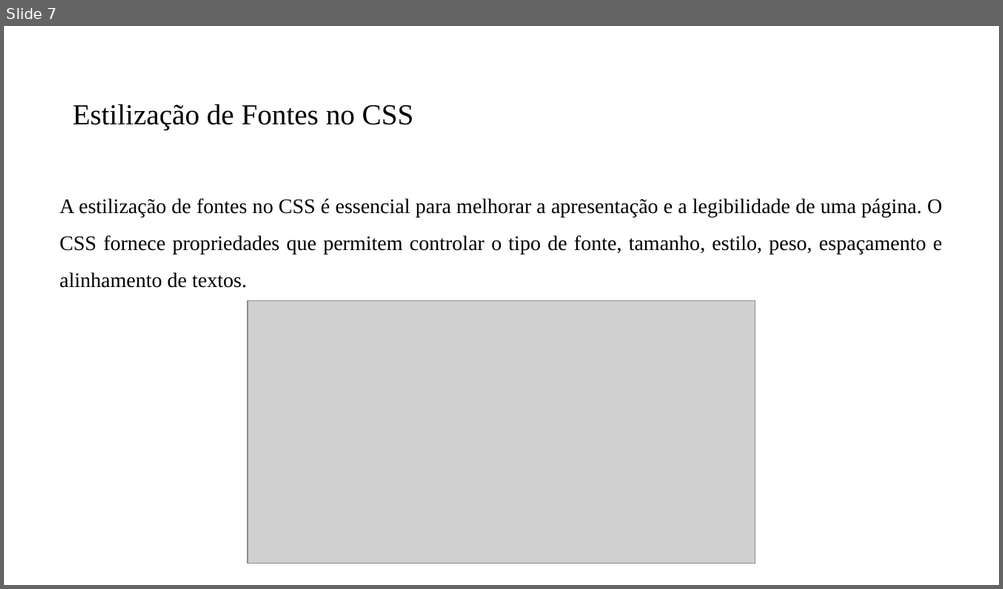
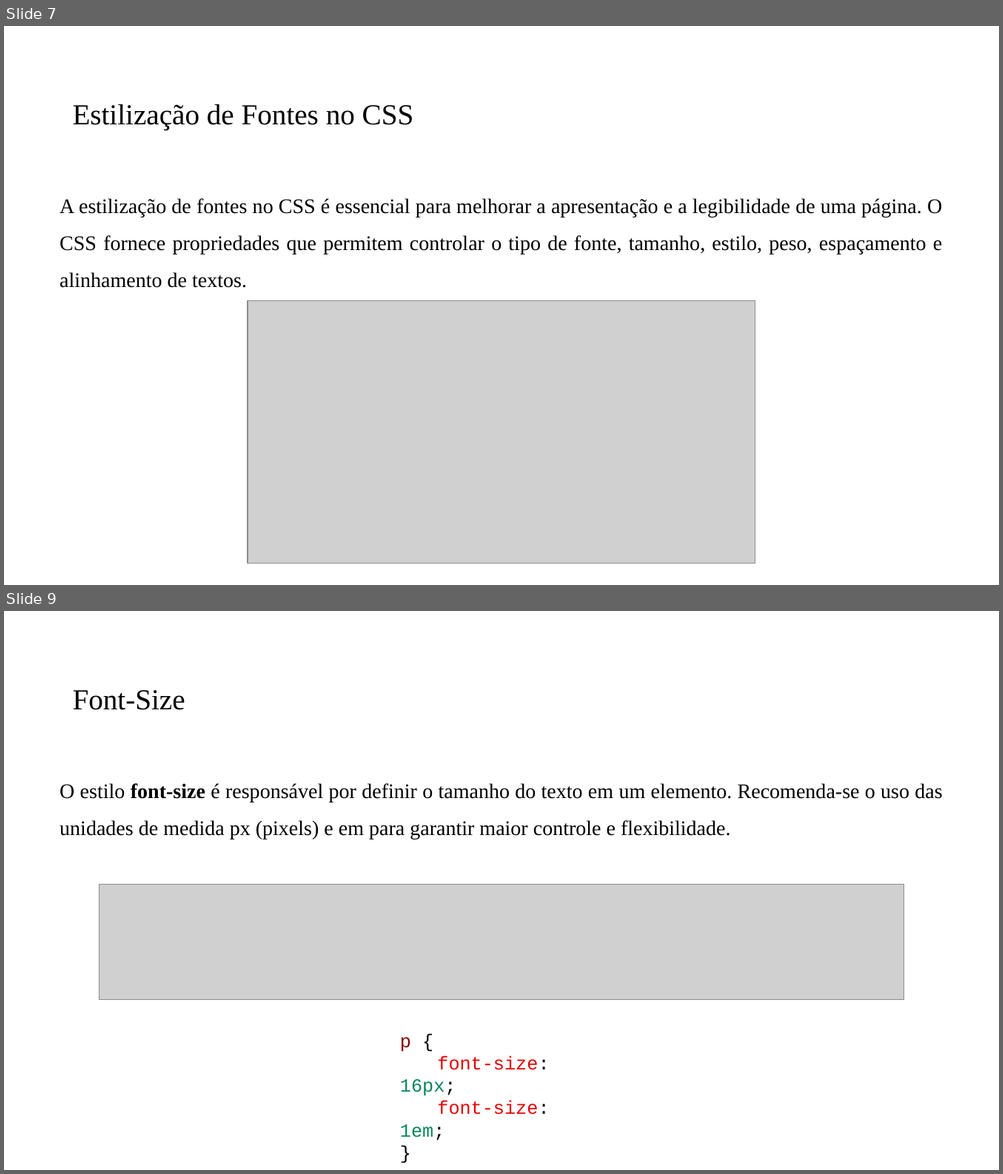
Before and after one commit to PedroMiho/Logica-de-Programacao, a slide deck: Módulo 01 - HTML e CSS/Aula 04 - Introdução ao CSS/Introdução ao CSS.pptx. Shown one above the other, each under a label of ours: slide 7 before the commit, slides 7 and 9 after it; the slides between them are not shown. The pictures are 1003x589 and 1003x1174 pixels, drawn with LibreOffice and Linux fonts; fonts in the diff are those of the drawing; grey boxes stand for pictures; background and template pictures are left out. Boxes give left, top, right and bottom in pixels: in the first picture for what was removed or moved away, otherwise in the second. Text is boxed around its words. In the diff, an @@ line names an element or a change of style, - is before the commit and + after.

```diff
--- a/Módulo 01 - HTML e CSS/Aula 04 - Introdução ao CSS/Introdução ao CSS.pptx
+++ b/Módulo 01 - HTML e CSS/Aula 04 - Introdução ao CSS/Introdução ao CSS.pptx
@@ slide 9 added at (x1=4, y1=611, x2=999, y2=1170), background #FFFFFF @@
@@ title added at (x1=73, y1=690, x2=185, y2=710), 28 pt, text #000000 @@
+Font-Size
@@ text added at (x1=60, y1=783, x2=942, y2=840), 20 pt, text #000000 @@
+O estilo font-size é responsável por definir o tamanho do texto em um elemento. Recomenda-se o uso das unidades de medida px (pixels) e em para garantir maior controle e flexibilidade.
@@ picture added at (x1=99, y1=885, x2=904, y2=999) @@
@@ text added at (x1=400, y1=1037, x2=549, y2=1141), 18 pt, text #E50000 @@
+p {
+font-size: 16px;
+font-size: 1em;
+}
```
Also in this commit, not shown: 7 other slides added, 1 slide removed, 5 other files.
